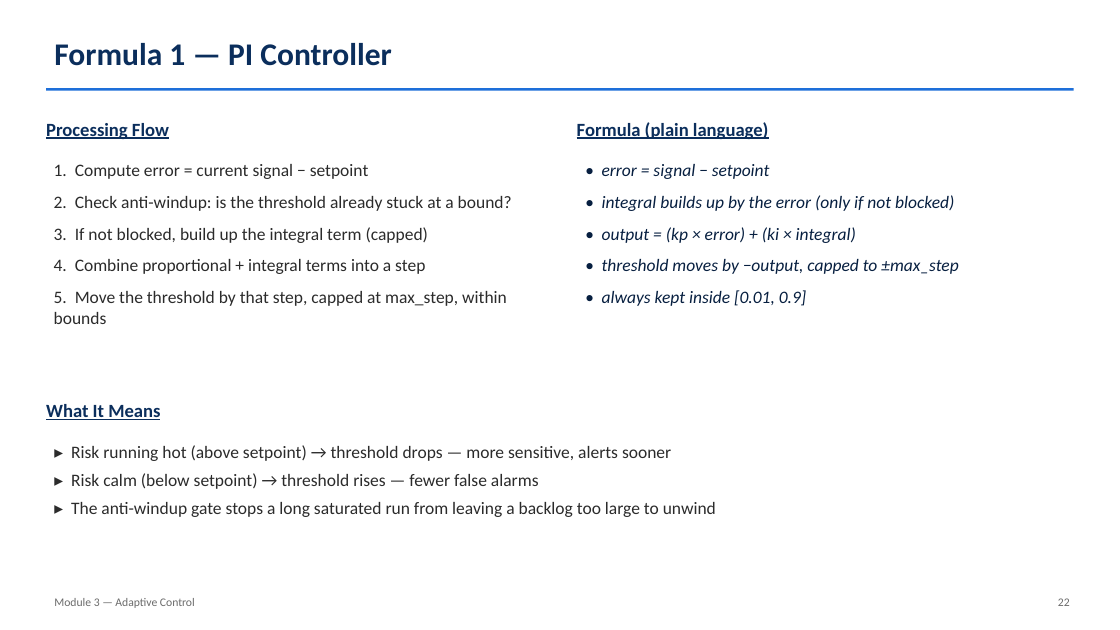
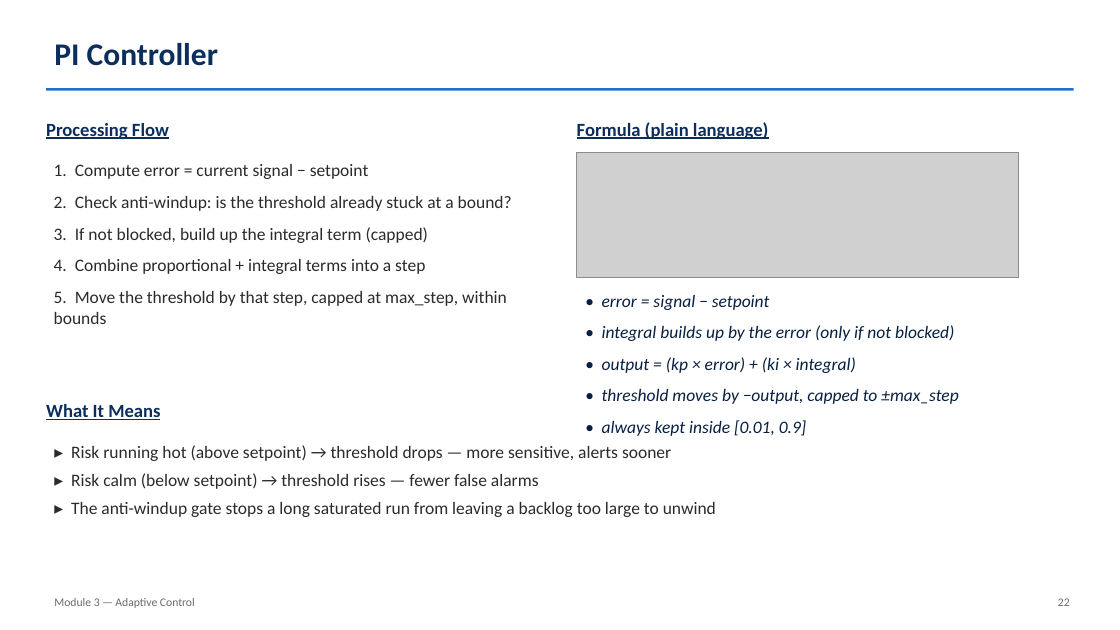
Before and after one commit to HarithaRandunu/Final_Year_Project_2026, a slide deck: slide 27 of docs/Module3_Actuator_Slides.pptx (slide 22 before the commit). Drawn at 1120x630 pixels with LibreOffice and Linux fonts; fonts in the diff are those of the drawing; grey boxes stand for pictures. Boxes give left, top, right and bottom in pixels: in the first picture for what was removed or moved away, otherwise in the second. Text is boxed around its words. In the diff, an @@ line names an element or a change of style, - is before the commit and + after.

```diff
--- a/docs/Module3_Actuator_Slides.pptx
+++ b/docs/Module3_Actuator_Slides.pptx
@@ text at (54,43,218,66): text changed @@
-Formula 1 — PI Controller
+PI Controller
@@ picture added at (577,153,1019,278) @@
@@ text "• error = signal − ...": place and size @@
-text "• error = signal − ..." at (602,164,958,306)
+text "• error = signal − ..." at (602,295,958,436)
```
Also in this commit, not shown: 11 other slides changed, 4 slides added, 1 slide removed, 12 other files.
